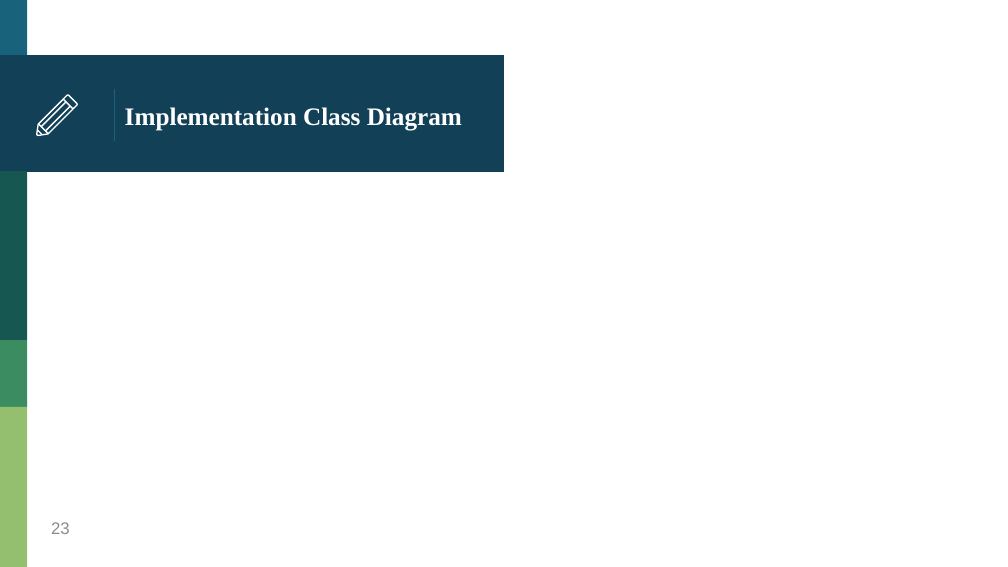
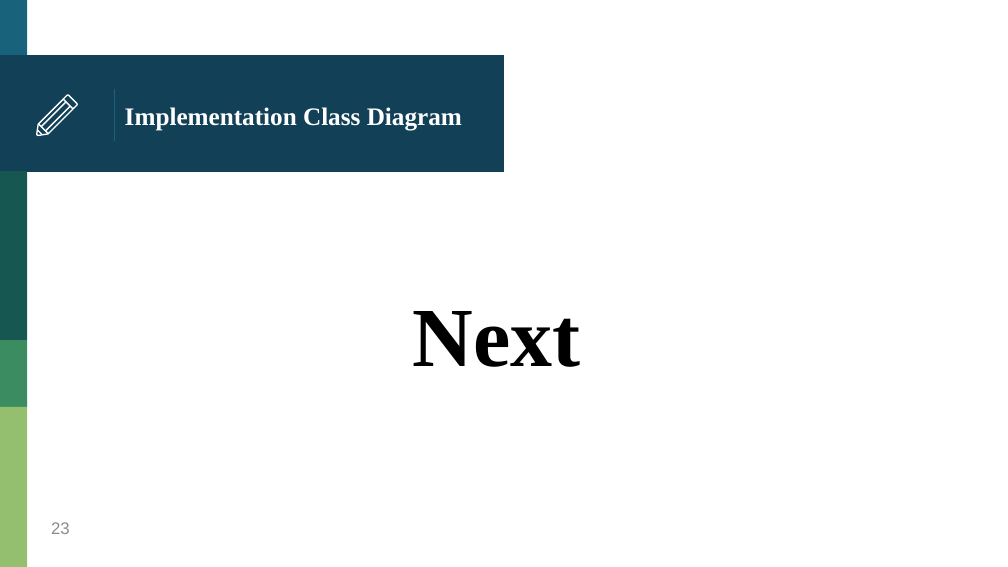
Before and after one commit to HankTwZhong/OOAD, a slide deck: slide 23 of OOAD_Midterm.pptx. Drawn at 1008x567 pixels with LibreOffice and Linux fonts; fonts in the diff are those of the drawing. Boxes give left, top, right and bottom in pixels: in the first picture for what was removed or moved away, otherwise in the second. Text is boxed around its words. In the diff, an @@ line names an element or a change of style, - is before the commit and + after.

Commit message:
commit doc and diagram and server unit test

```diff
--- a/OOAD_Midterm.pptx
+++ b/OOAD_Midterm.pptx
@@ text added at (x1=413, y1=311, x2=581, y2=367), 60 pt, text #000000, bold @@
+Next
```
Also in this commit, not shown: 17 other slides changed, 1 slide added, 1 slide removed, 17 other files.
